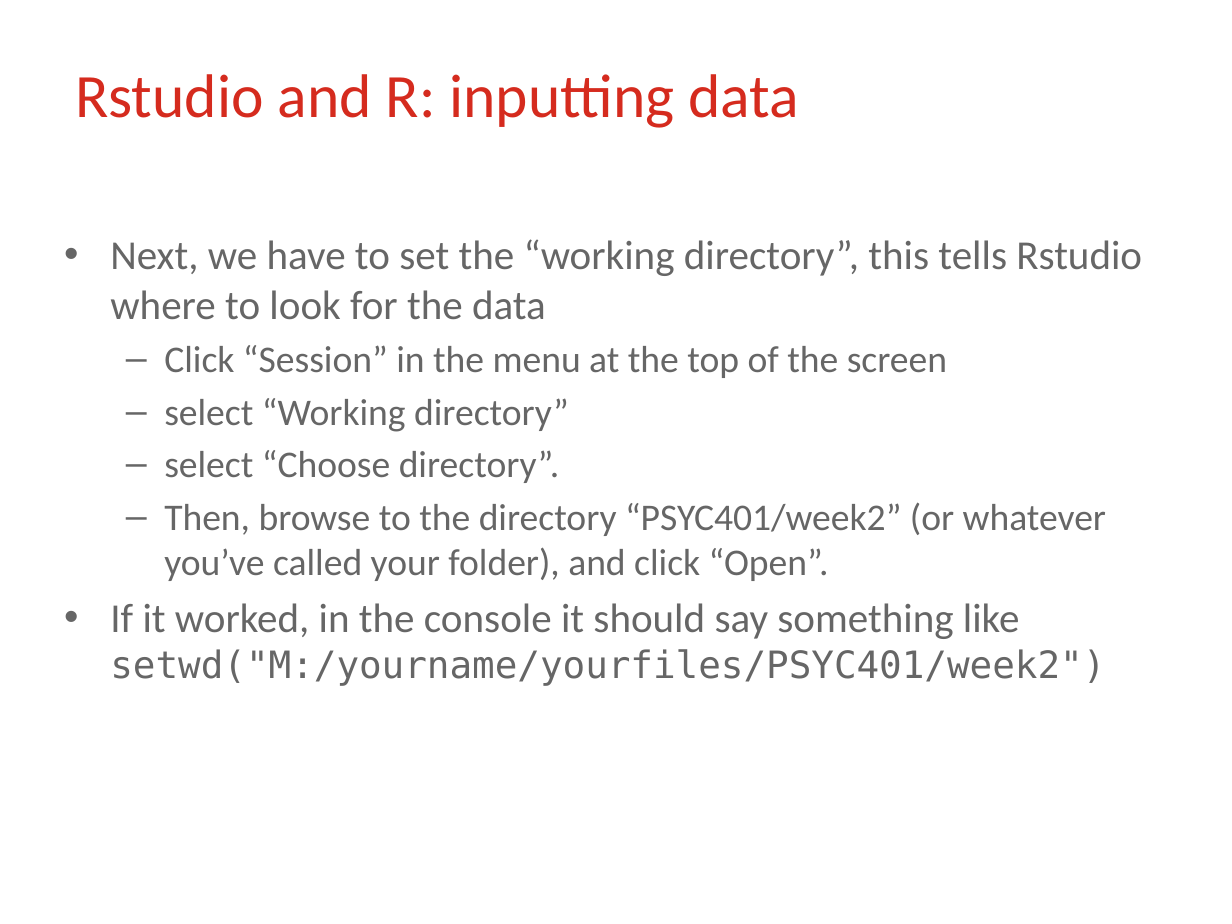
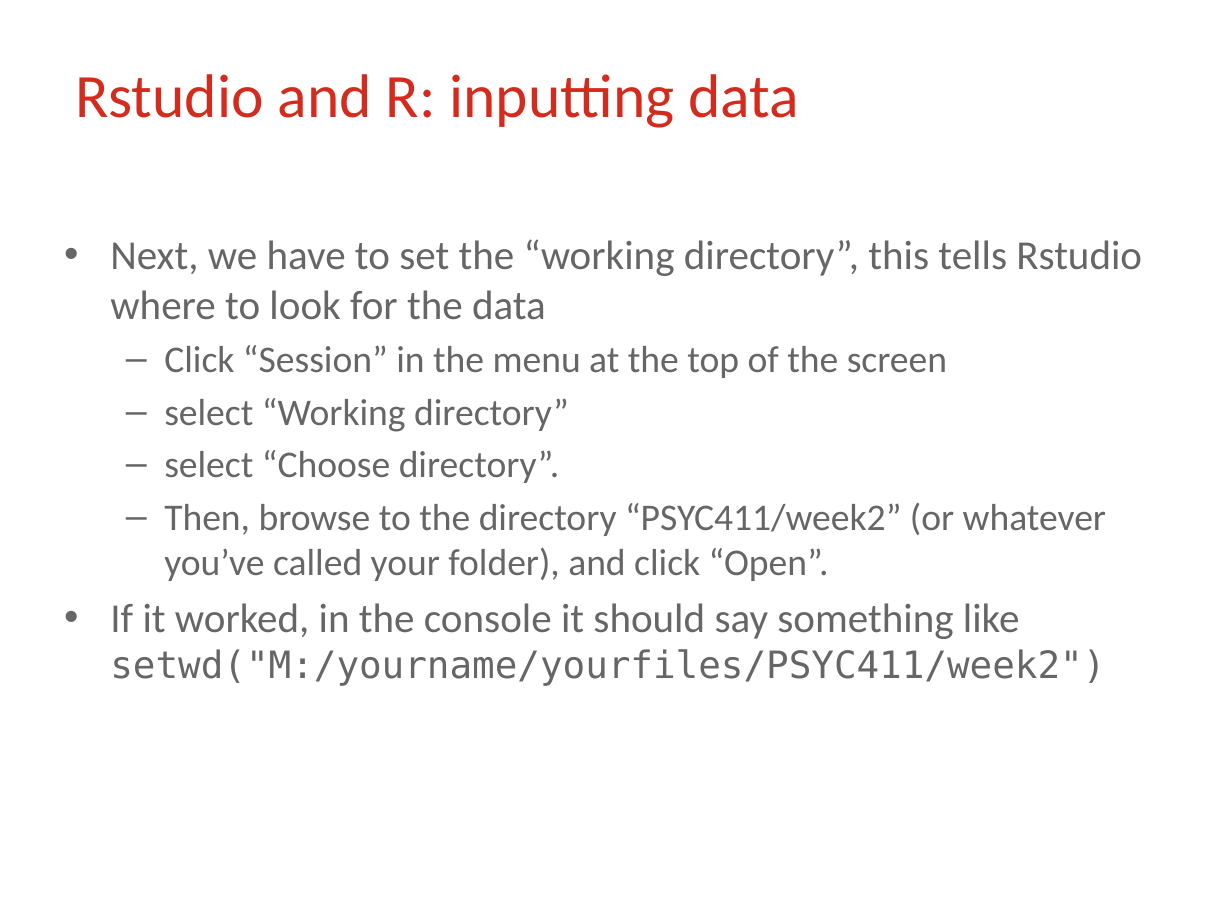
Before and after one commit to lu-psy-r/MSc, a slide deck: slide 11 of PSYC411/part1/ppt/wk2/PSYC411 Lecture week2 part3 handout.pptx. Drawn at 1232x924 pixels with LibreOffice and Linux fonts; fonts in the diff are those of the drawing; background and template pictures are left out. Boxes give left, top, right and bottom in pixels: in the first picture for what was removed or moved away, otherwise in the second. Text is boxed around its words. In the diff, an @@ line names an element or a change of style, - is before the commit and + after.

Commit message:
update week 2 powerpoint

```diff
--- a/PSYC411/part1/ppt/wk2/PSYC411 Lecture week2 part3 handout.pptx
+++ b/PSYC411/part1/ppt/wk2/PSYC411 Lecture week2 part3 handout.pptx
@@ text at <box>110,502,1106,686</box>: text changed @@
-  – Then, browse to the directory “PSYC401/week2” (or whatever you’ve called your folder), and click “Open”.
-• If it worked, in the console it should say something like setwd("M:/yourname/yourfiles/PSYC401/week2")
+  – Then, browse to the directory “PSYC411/week2” (or whatever you’ve called your folder), and click “Open”.
+• If it worked, in the console it should say something like setwd("M:/yourname/yourfiles/PSYC411/week2")
```
Also in this commit, not shown: 5 other slides changed, 7 other files.
